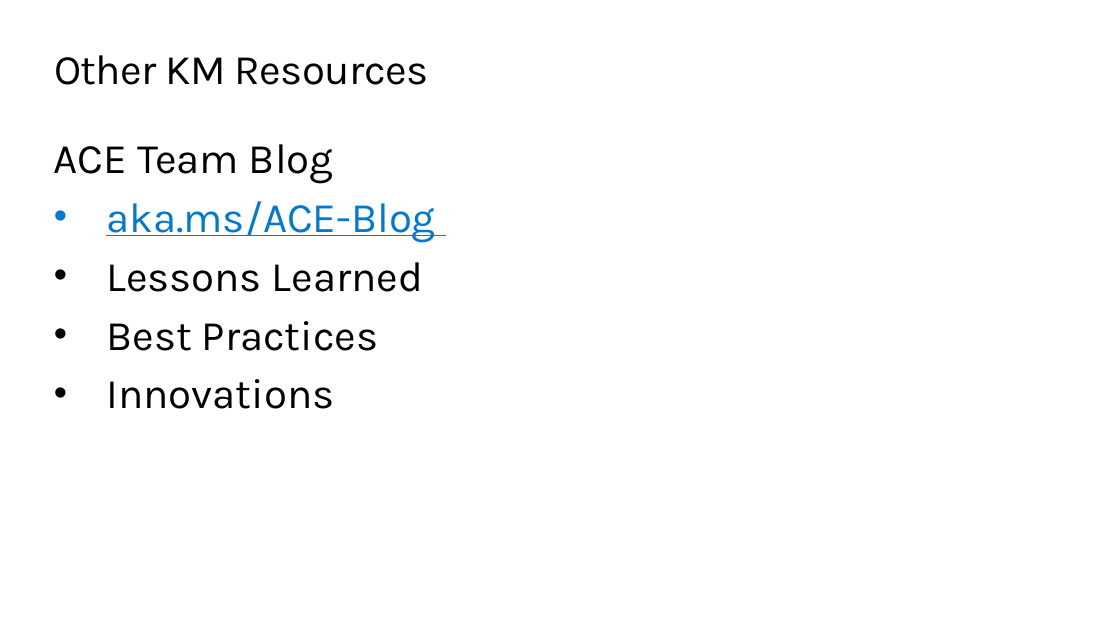
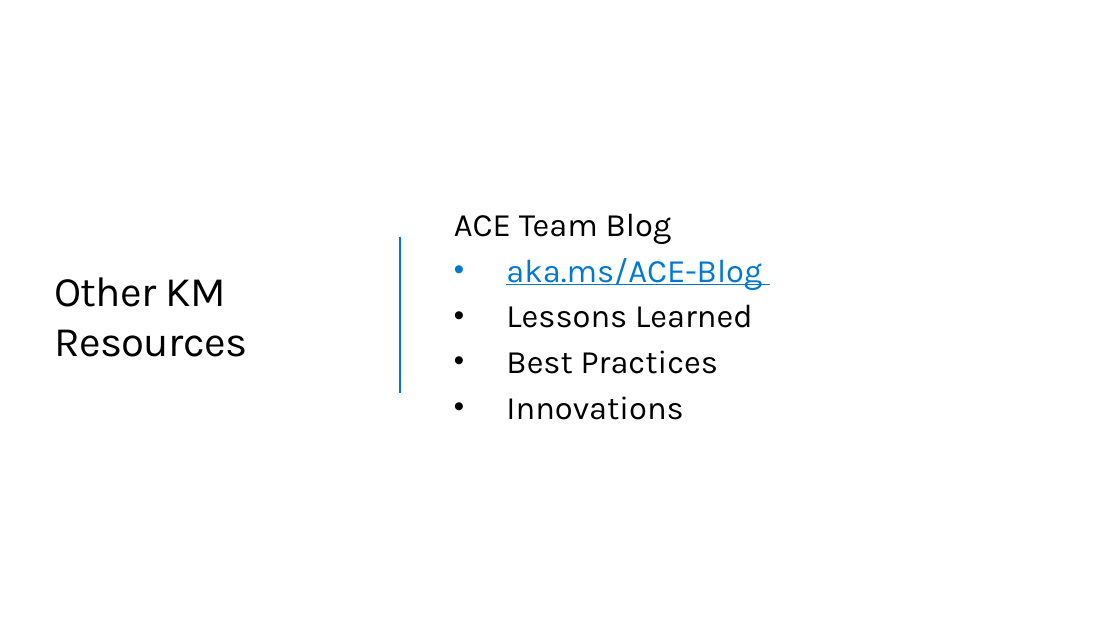
Before and after one commit to QuirkyDataScientist1978/Build-a-knowledge-mining-solution-using-Azure-AI, a slide deck: slide 6 of resources/slides/Opening.pptx. Drawn at 1120x630 pixels with LibreOffice and Linux fonts; fonts in the diff are those of the drawing; background and template pictures are left out. Boxes give left, top, right and bottom in pixels: in the first picture for what was removed or moved away, otherwise in the second. Text is boxed around its words. In the diff, an @@ line names an element or a change of style, - is before the commit and + after.

```diff
--- a/resources/slides/Opening.pptx
+++ b/resources/slides/Opening.pptx
@@ title "Other KM Resources": place and size @@
-title "Other KM Resources" at (54,55,428,85)
+title "Other KM Resources" at (54,277,247,357)
@@ title "Other KM Resources" at (54,277,247,357): vertical alignment top to middle @@
@@ text "ACE Team Blog": place and size @@
-text "ACE Team Blog" at (54,144,435,409)
+text "ACE Team Blog" at (454,213,762,420)
@@ text "ACE Team Blog" at (454,213,762,420): size 36 to 28 pt; less space between paragraphs; vertical alignment top to middle @@
@@ line added from (400, 237) to (400, 393), #0078D4 2.25 pt @@
```
Also in this commit, not shown: 14 other slides changed, 3 slides added, 1 slide removed.
